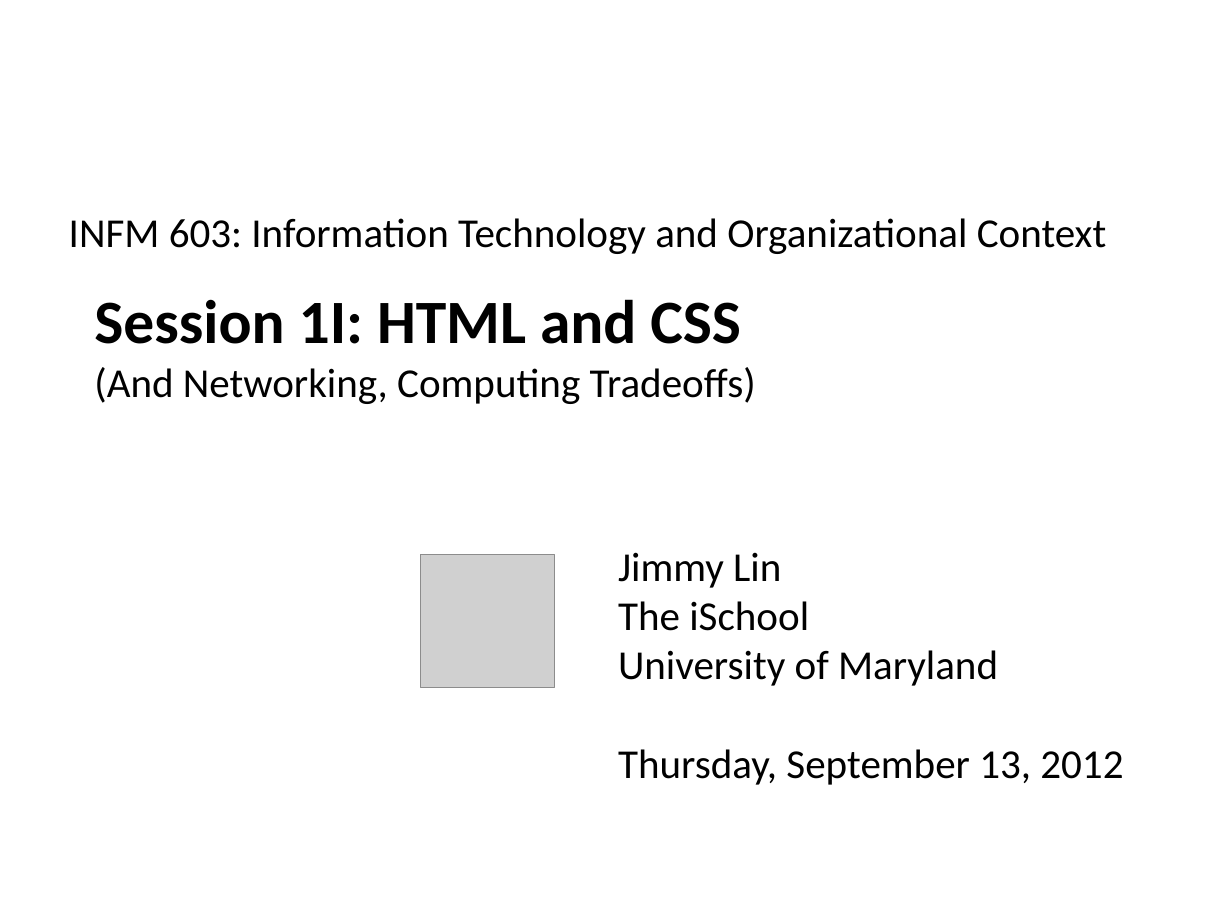
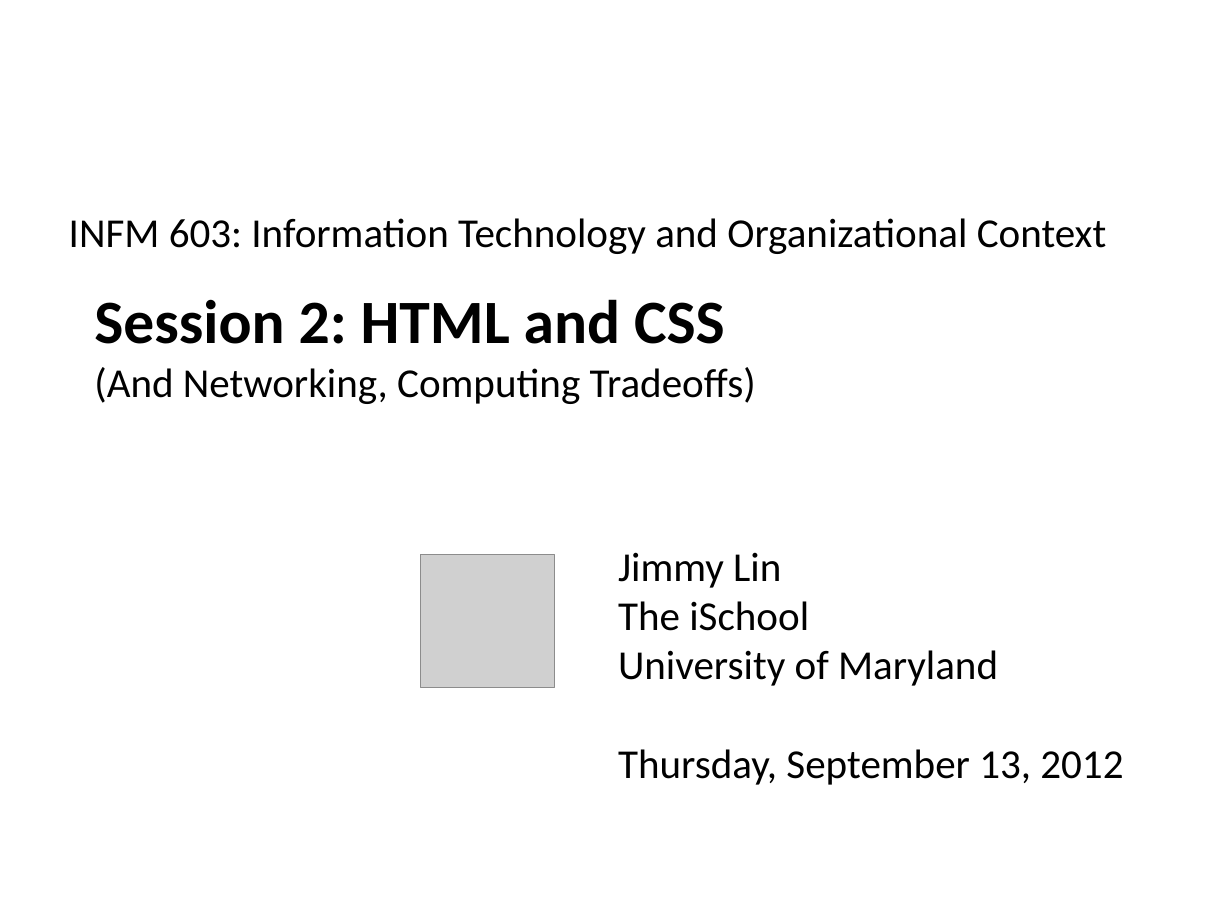
Before and after one commit to lintool/UMD-courses, a slide deck: slide 1 of slides/session02.pptx. Drawn at 1232x924 pixels with LibreOffice and Linux fonts; fonts in the diff are those of the drawing; grey boxes stand for pictures. Boxes give left, top, right and bottom in pixels: in the first picture for what was removed or moved away, otherwise in the second. Text is boxed around its words. In the diff, an @@ line names an element or a change of style, - is before the commit and + after.

Commit message:
Updated content for Session 3.

```diff
--- a/slides/session02.pptx
+++ b/slides/session02.pptx
@@ text at (x1=94, y1=299, x2=756, y2=404): text changed @@
-Session 1I: HTML and CSS
-(And Networking, Computing Tradeoffs)
+Session 2: HTML and CSS
+(And Networking, Computing Tradeoffs)
```
Also in this commit, not shown: 9 other files.
